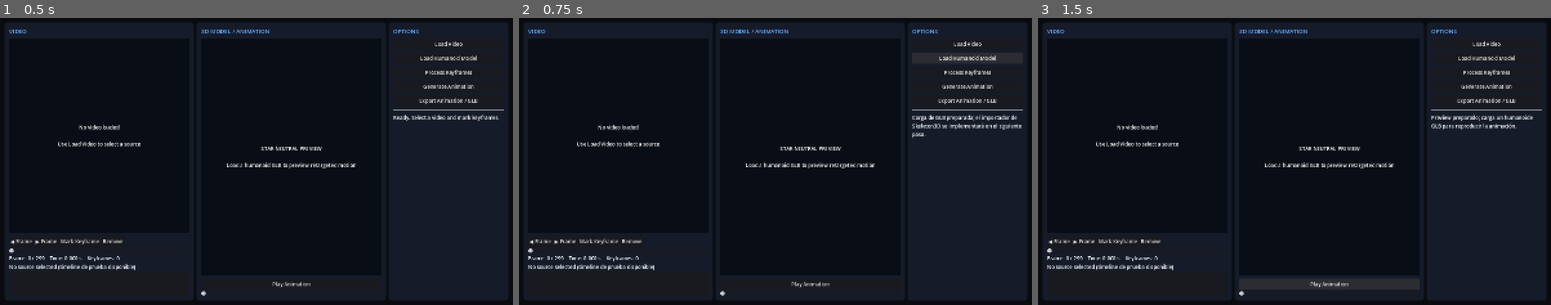
Above: before the commit, frames 1-3 (left to right).
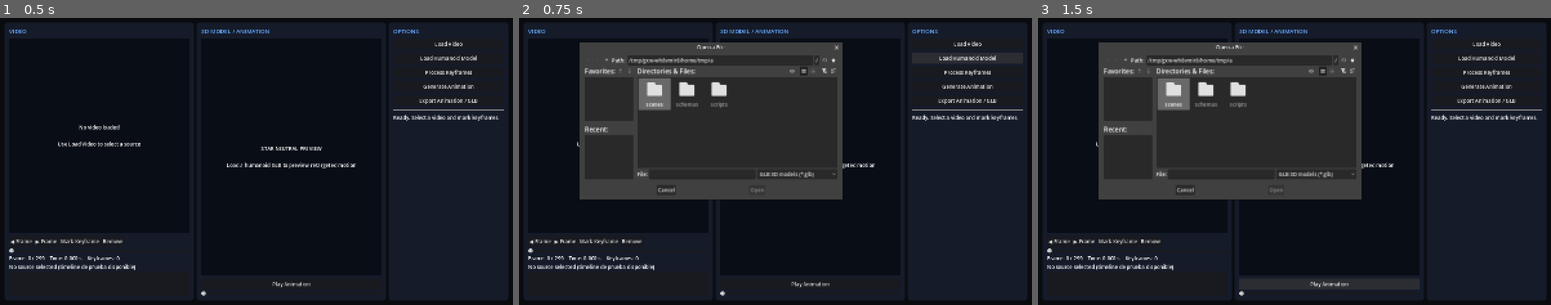
Above: after the commit, the same moments.

Repository: AoMartin/animeo-star
Game: Godot game, scene res://scenes/main.tscn
The game is run twice, just before and just after one commit, with the same random seed, the same clock (stepped at 60 frames per second) and the same inputs.
Inputs:
- Up to frame 1 (0.5 s): no input
- Up to frame 2 (0.75 s): click "Load Humanoid Model" at 0.5 s
- Up to frame 3 (1.5 s): click "Play Animation" at 1.25 s

Frame 1 is identical in both runs. In frame 2, 28% of the frame differs, in the area x 11-98%, y 8-64%; in frame 3, 28%.

Commit message:
feat: add semantic humanoid bone mapping

Diff:
--- a/scripts/main.gd
+++ b/scripts/main.gd
@@ -1,4 +1,6 @@
 extends Control
+
+const SkeletonMapperClass = preload("res://scripts/retarget/skeleton_mapper.gd")
 
 const PANEL_COLOR := Color("151b29")
 const ACCENT := Color("65a8ff")
@@ -11,6 +13,14 @@
 var keyframe_list: ItemList
 var video_preview: TextureRect
 var video_placeholder: Label
+var model_viewport: SubViewport
+var model_status: Label
+var model_dialog: FileDialog
+var model_camera: Camera3D
+var camera_target := Vector3.ZERO
+var camera_distance := 3.0
+var camera_yaw := 0.0
+var camera_pitch := 0.0
 var source_path := ""
 var frame_index := 0
 var frame_rate := 30.0
@@ -53,9 +63,15 @@
 	file_dialog = FileDialog.new()
 	file_dialog.file_mode = FileDialog.FILE_MODE_OPEN_FILE
 	file_dialog.access = FileDialog.ACCESS_FILESYSTEM
-	file_dialog.filters = PackedStringArray(["*.mp4, *.mov, *.avi, *.webm, *.ogv ; Video files", "*.* ; All files"])
+	file_dialog.filters = PackedStringArray(["*.mp4 ; MP4 video files"])
 	file_dialog.file_selected.connect(_on_video_selected)
 	add_child(file_dialog)
+	model_dialog = FileDialog.new()
+	model_dialog.file_mode = FileDialog.FILE_MODE_OPEN_FILE
+	model_dialog.access = FileDialog.ACCESS_FILESYSTEM
+	model_dialog.filters = PackedStringArray(["*.glb ; GLB 3D models"])
+	model_dialog.file_selected.connect(_on_model_selected)
+	add_child(model_dialog)
 
 func _make_video_panel() -> Control:
 	var panel := _panel()
@@ -107,17 +123,56 @@
 	panel.size_flags_stretch_ratio = 38.0
 	var root := _column(panel)
 	root.add_child(_heading("3D MODEL / ANIMATION"))
-	var preview := ColorRect.new()
-	preview.color = Color("090d15")
-	preview.custom_minimum_size = Vector2(0, 0)
-	preview.size_flags_vertical = Control.SIZE_EXPAND_FILL
-	var text := Label.new()
-	text.text = "STAR NEUTRAL PREVIEW\n\nLoad a humanoid GLB to preview retargeted motion"
-	text.horizontal_alignment = HORIZONTAL_ALIGNMENT_CENTER
-	text.vertical_alignment = VERTICAL_ALIGNMENT_CENTER
-	text.set_anchors_and_offsets_preset(Control.PRESET_FULL_RECT)
-	preview.add_child(text)
-	root.add_child(preview)
+	var viewport_wrapper := Control.new()
+	viewport_wrapper.size_flags_horizontal = Control.SIZE_EXPAND_FILL
+	viewport_wrapper.size_flags_vertical = Control.SIZE_EXPAND_FILL
+	var preview := SubViewportContainer.new()
+	preview.stretch = true
+	preview.set_anchors_and_offsets_preset(Control.PRESET_FULL_RECT)
+	preview.mouse_filter = Control.MOUSE_FILTER_IGNORE
+	viewport_wrapper.add_child(preview)
+	var input_layer := Control.new()
+	input_layer.set_anchors_and_offsets_preset(Control.PRESET_FULL_RECT)
+	input_layer.mouse_filter = Control.MOUSE_FILTER_STOP
+	input_layer.z_index = 10
+	input_layer.gui_input.connect(_on_viewport_input)
+	viewport_wrapper.add_child(input_layer)
+	model_viewport = SubViewport.new()
+	model_viewport.size = Vector2i(800, 600)
+	model_viewport.handle_input_locally = false
+	model_viewport.transparent_bg = false
+	model_viewport.render_target_update_mode = SubViewport.UPDATE_ALWAYS
+	preview.add_child(model_viewport)
+	var world := Node3D.new()
+	world.name = "PreviewWorld"
+	model_viewport.add_child(world)
+	var camera := Camera3D.new()
+	camera.name = "PreviewCamera"
+	camera.position = Vector3(0, 1.2, 4.0)
+	camera.current = true
+	camera.look_at_from_position(camera.position, Vector3(0, 1.0, 0))
+	world.add_child(camera)
+	model_camera = camera
+	var light := DirectionalLight3D.new()
+	light.name = "PreviewLight"
+	light.rotation_degrees = Vector3(-35, -25, 0)
+	light.light_energy = 1.5
+	world.add_child(light)
+	var environment := WorldEnvironment.new()
+	environment.environment = Environment.new()
+	environment.environment.background_mode = Environment.BG_COLOR
+	environment.environment.background_color = Color("090d15")
+	environment.environment.ambient_light_source = Environment.AMBIENT_SOURCE_COLOR
+	environment.environment.ambient_light_color = Color("b9c9e8")
+	environment.environment.ambient_light_energy = 0.7
+	world.add_child(environment)
+	model_status = Label.new()
+	model_status.text = "STAR NEUTRAL PREVIEW\n\nLoad a humanoid GLB to preview retargeted motion"
+	model_status.horizontal_alignment = HORIZONTAL_ALIGNMENT_CENTER
+	model_status.vertical_alignment = VERTICAL_ALIGNMENT_CENTER
+	model_status.set_anchors_and_offsets_preset(Control.PRESET_FULL_RECT)
+	preview.add_child(model_status)
+	root.add_child(viewport_wrapper)
 	var controls := VBoxContainer.new()
 	root.add_child(controls)
 	_add_button(controls, "Play Animation", _play_animation)
@@ -158,9 +213,9 @@
 	parent.add_child(root)
 	return root
 
-func _heading(text: String) -> Label:
+func _heading(title: String) -> Label:
 	var label := Label.new()
-	label.text = text
+	label.text = title
 	label.add_theme_font_size_override("font_size", 18)
 	label.add_theme_color_override("font_color", ACCENT)
 	return label
@@ -279,8 +334,108 @@
 	else:
 		_set_status("Procesamiento iniciado para %d keyframe(s)." % keyframes.size())
 
+func _on_viewport_input(event: InputEvent) -> void:
+	if model_camera == null:
+		return
+	if event is InputEventMouseButton:
+		if event.button_index == MOUSE_BUTTON_WHEEL_UP and event.pressed:
+			camera_distance = maxf(camera_distance * 0.85, 0.15)
+			_update_model_camera()
+			accept_event()
+		elif event.button_index == MOUSE_BUTTON_WHEEL_DOWN and event.pressed:
+			camera_distance = minf(camera_distance * 1.18, 100.0)
+			_update_model_camera()
+			accept_event()
+	elif event is InputEventMouseMotion:
+		if event.button_mask & MOUSE_BUTTON_MASK_LEFT:
+			# Horizontal rotation is intentionally inverted.
+			camera_yaw -= event.relative.x * 0.01
+			camera_pitch = clampf(camera_pitch - event.relative.y * 0.01, -1.45, 1.45)
+			_update_model_camera()
+			accept_event()
+		elif event.button_mask & MOUSE_BUTTON_MASK_MIDDLE:
+			camera_target += Vector3(-event.relative.x, event.relative.y, 0.0) * camera_distance * 0.0015
+			_update_model_camera()
+			accept_event()
+
+func _update_model_camera() -> void:
+	if model_camera == null:
+		return
+	var orbit := Vector3(
+		 sin(camera_yaw) * cos(camera_pitch),
+		 sin(camera_pitch),
+		 cos(camera_yaw) * cos(camera_pitch)
+	) * camera_distance
+	model_camera.position = camera_target + orbit
+	model_camera.look_at(camera_target, Vector3.UP)
+
 func _load_model() -> void:
-	_set_status("Carga de GLB preparada; el importador de Skeleton3D se implementará en el siguiente paso.")
+	model_dialog.popup_centered_ratio(0.75)
+
+func _on_model_selected(path: String) -> void:
+	var document := GLTFDocument.new()
+	var state := GLTFState.new()
+	var error := document.append_from_file(path, state, 0, path.get_base_dir())
+	if error != OK:
+		_set_status("No se pudo cargar el GLB: " + error_string(error))
+		return
+	var scene := document.generate_scene(state)
+	if scene == null:
+		_set_status("El GLB no pudo generar una escena.")
+		return
+	var world := model_viewport.get_node("PreviewWorld")
+	for child in world.get_children():
+		if child is Node3D and child.name not in ["PreviewCamera", "PreviewLight", "WorldEnvironment"]:
+			child.queue_free()
+	world.add_child(scene)
+	var bounds := _find_model_bounds(scene)
+	if bounds.size.length() > 0.001:
+		var center := bounds.position + bounds.size * 0.5
+		var radius := maxf(bounds.size.length() * 0.5, 0.5)
+		var camera := world.get_node("PreviewCamera") as Camera3D
+		# Aim at the vertical midpoint of the complete model, not its origin.
+		camera_target = Vector3(center.x, bounds.position.y + bounds.size.y * 0.5, center.z)
+		camera_distance = maxf(radius * 3.5, 3.5)
+		camera_yaw = 0.0
+		camera_pitch = 0.25
+		_update_model_camera()
+	var skeletons: Array[String] = []
+	_collect_skeletons(scene, skeletons)
+	var skeleton := _find_first_skeleton(scene)
+	var mapped_count := 0
+	if skeleton:
+		mapped_count = SkeletonMapperClass.new().build_mapping(skeleton).size()
+	if model_status:
+		model_status.hide()
+	_set_status("Modelo cargado: %s — Skeleton3D: %d — huesos mapeados: %d" % [path.get_file(), skeletons.size(), mapped_count])
+
+func _collect_skeletons(node: Node, result: Array[String]) -> void:
+	if node is Skeleton3D:
+		result.append(node.name + " (%d bones)" % node.get_bone_count())
+	for child in node.get_children():
+		_collect_skeletons(child, result)
+
+func _find_first_skeleton(node: Node) -> Skeleton3D:
+	if node is Skeleton3D:
+		return node
+	for child in node.get_children():
+		var found := _find_first_skeleton(child)
+		if found:
+			return found
+	return null
+
+func _find_model_bounds(node: Node) -> AABB:
+	var bounds := AABB()
+	var found := false
+	if node is MeshInstance3D:
+		bounds = node.global_transform * node.get_aabb()
+		found = true
+	for child in node.get_children():
+		var child_bounds := _find_model_bounds(child)
+		if child_bounds.size.length() > 0.001:
+			bounds = child_bounds if not found else bounds.merge(child_bounds)
+			found = true
+	return bounds if found else AABB()
 
 func _generate_animation() -> void:
 	if keyframes.size() < 2:
--- /dev/null
+++ b/scripts/retarget/skeleton_mapper.gd
@@ -0,0 +1,47 @@
+extends RefCounted
+class_name SkeletonMapper
+
+const STAR_TO_TARGET := {
+	"root": "hips",
+	"pelvis": "hips",
+	"spine": "spine",
+	"spine1": "spine1",
+	"spine2": "spine2",
+	"neck": "neck",
+	"head": "head",
+	"leftshoulder": "leftshoulder",
+	"leftarm": "leftarm",
+	"leftforearm": "leftforearm",
+	"lefthand": "lefthand",
+	"rightshoulder": "rightshoulder",
+	"rightarm": "rightarm",
+	"rightforearm": "rightforearm",
+	"righthand": "righthand",
+	"leftupleg": "leftupleg",
+	"leftleg": "leftleg",
+	"leftfoot": "leftfoot",
+	"lefttoebase": "lefttoebase",
+	"rightupleg": "rightupleg",
+	"rightleg": "rightleg",
+	"rightfoot": "rightfoot",
+	"righttoebase": "righttoebase"
+}
+
+func build_mapping(skeleton: Skeleton3D) -> Dictionary:
+	var normalized_bones := {}
+	for index in skeleton.get_bone_count():
+		normalized_bones[normalize_name(skeleton.get_bone_name(index))] = skeleton.get_bone_name(index)
+	var mapping := {}
+	for star_joint in STAR_TO_TARGET:
+		var target_key: String = STAR_TO_TARGET[star_joint]
+		if normalized_bones.has(target_key):
+			mapping[star_joint] = normalized_bones[target_key]
+	return mapping
+
+func normalize_name(value: String) -> String:
+	var result := value.to_lower()
+	for prefix in ["mixamorig:", "mixamorig_", "armature|", "armature:"]:
+		result = result.replace(prefix, "")
+	for character in ["_", "-", " ", "."]:
+		result = result.replace(character, "")
+	return result
